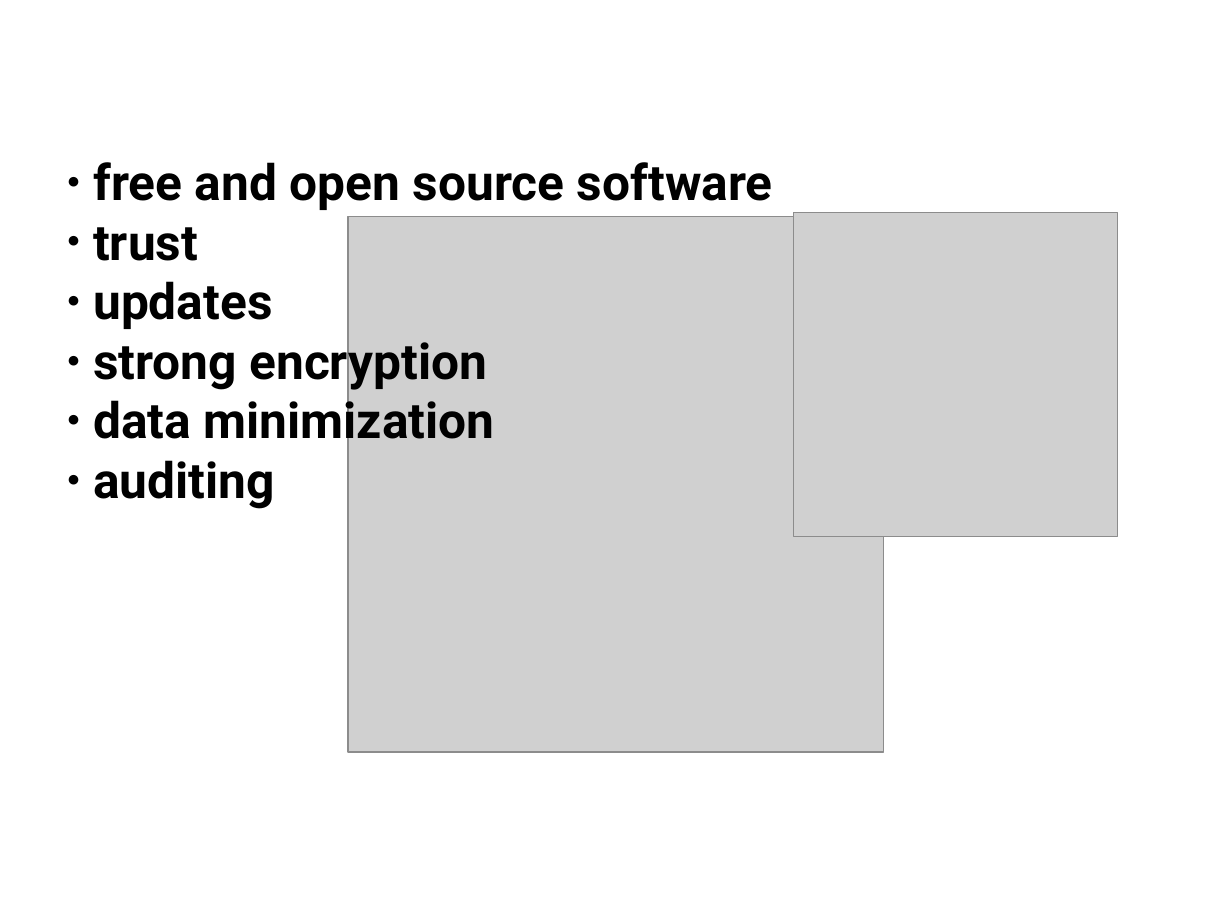
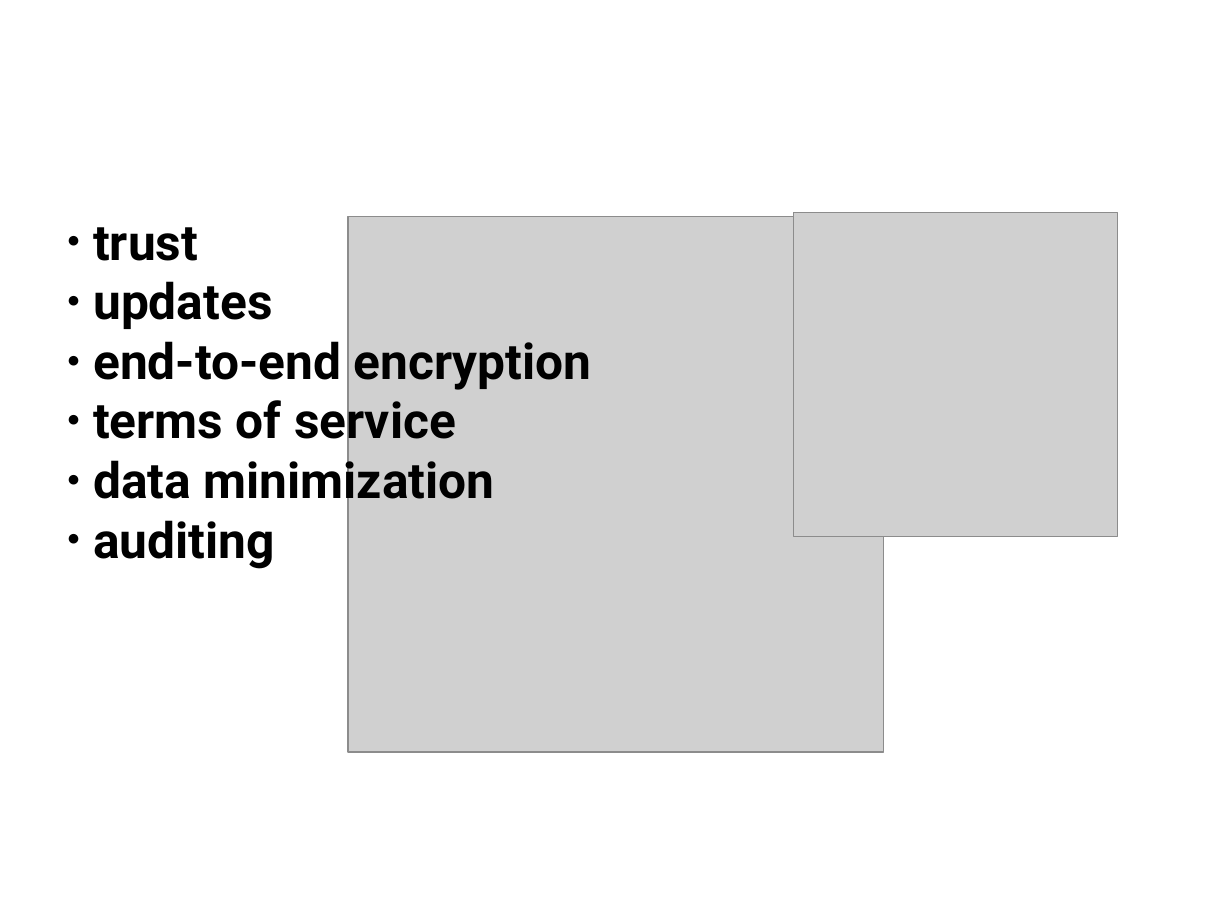
Before and after one commit to LibraryFreedom/training-materials, a slide deck: slide 10 of teen privacy toolkit.odp (slide 9 before the commit). Drawn at 1232x924 pixels with LibreOffice and Linux fonts; fonts in the diff are those of the drawing; grey boxes stand for pictures; background and template pictures are left out. Boxes give left, top, right and bottom in pixels: in the first picture for what was removed or moved away, otherwise in the second. Text is boxed around its words. In the diff, an @@ line names an element or a change of style, - is before the commit and + after.

```diff
--- a/teen privacy toolkit.odp
+++ b/teen privacy toolkit.odp
@@ text at (93, 162, 773, 210): paragraph removed @@
-● free and open source software
@@ text at (93, 341, 592, 450): text changed @@
-● strong encryption
+● end-to-end encryption
+● terms of service
```
Also in this commit, not shown: 6 other slides changed, 2 slides added, 1 slide removed, 1 other file.
